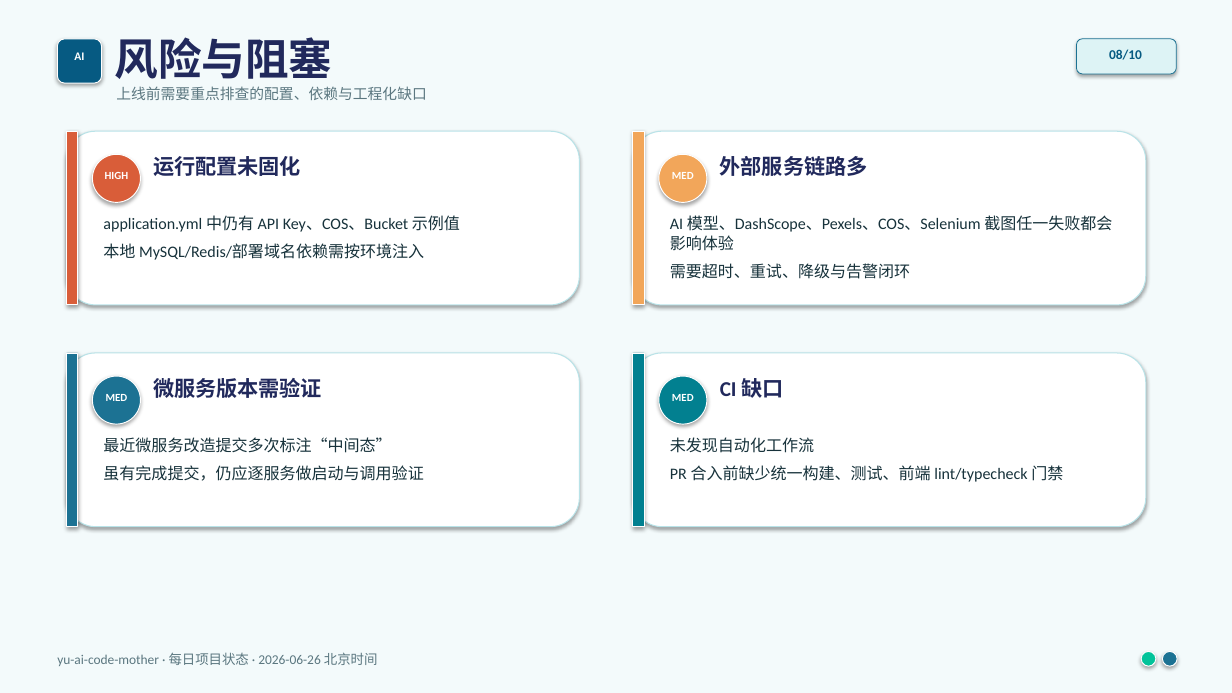
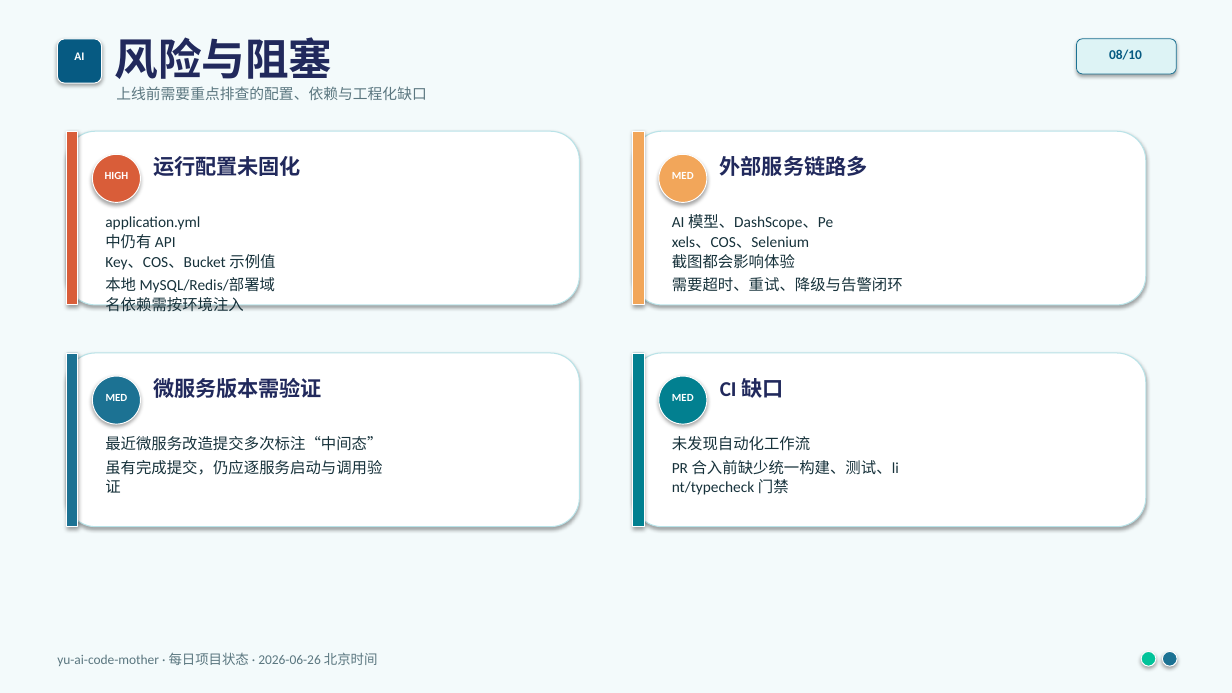
Before and after one commit to liyupi/yu-ai-code-mother, a slide deck: slide 8 of docs/reports/project-status-2026-06-26.pptx. Drawn at 1232x693 pixels with LibreOffice and Linux fonts; fonts in the diff are those of the drawing. Boxes give left, top, right and bottom in pixels: in the first picture for what was removed or moved away, otherwise in the second. Text is boxed around its words. In the diff, an @@ line names an element or a change of style, - is before the commit and + after.

```diff
--- a/docs/reports/project-status-2026-06-26.pptx
+++ b/docs/reports/project-status-2026-06-26.pptx
@@ text at <box>105,216,275,311</box>: text changed; size 12.5 to 12 pt @@
-application.yml 中仍有 API Key、COS、Bucket 示例值
-本地 MySQL/Redis/部署域名依赖需按环境注入
+application.yml
+中仍有 API
+Key、COS、Bucket 示例值
+本地 MySQL/Redis/部署域
+名依赖需按环境注入
@@ text at <box>672,214,833,269</box>: text changed; size 12.5 to 12 pt @@
-AI 模型、DashScope、Pexels、COS、Selenium 截图任一失败都会影响体验
+AI 模型、DashScope、Pe
+xels、COS、Selenium
+截图都会影响体验
@@ text at <box>672,277,903,292</box>: size 12.5 to 12 pt in "需要超时、重试、降级与告警闭环"; line spacing 1.05 to 1; less space between paragraphs @@
@@ text at <box>105,436,382,451</box>: size 12.5 to 12 pt in "最近微服务改造提交多次标注“中间态”"; line spacing 1.05 to 1; less space between paragraphs @@
@@ text at <box>672,436,810,451</box>: size 12.5 to 12 pt in "未发现自动化工作流"; line spacing 1.05 to 1; less space between paragraphs @@
@@ text at <box>105,460,382,493</box>: text changed; size 12.5 to 12 pt @@
-虽有完成提交，仍应逐服务做启动与调用验证
+虽有完成提交，仍应逐服务启动与调用验
+证
@@ text at <box>672,460,899,495</box>: text changed; size 12.5 to 12 pt @@
-PR 合入前缺少统一构建、测试、前端 lint/typecheck 门禁
+PR 合入前缺少统一构建、测试、li
+nt/typecheck 门禁
```
Also in this commit, not shown: 9 other slides changed.
